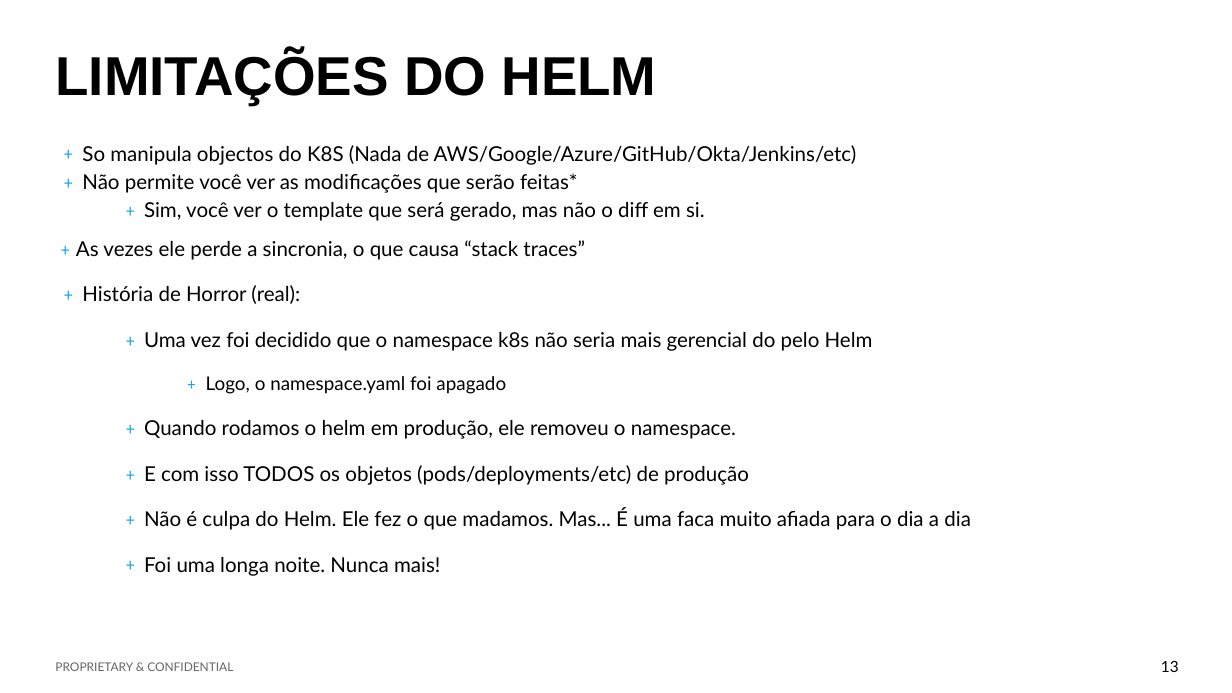
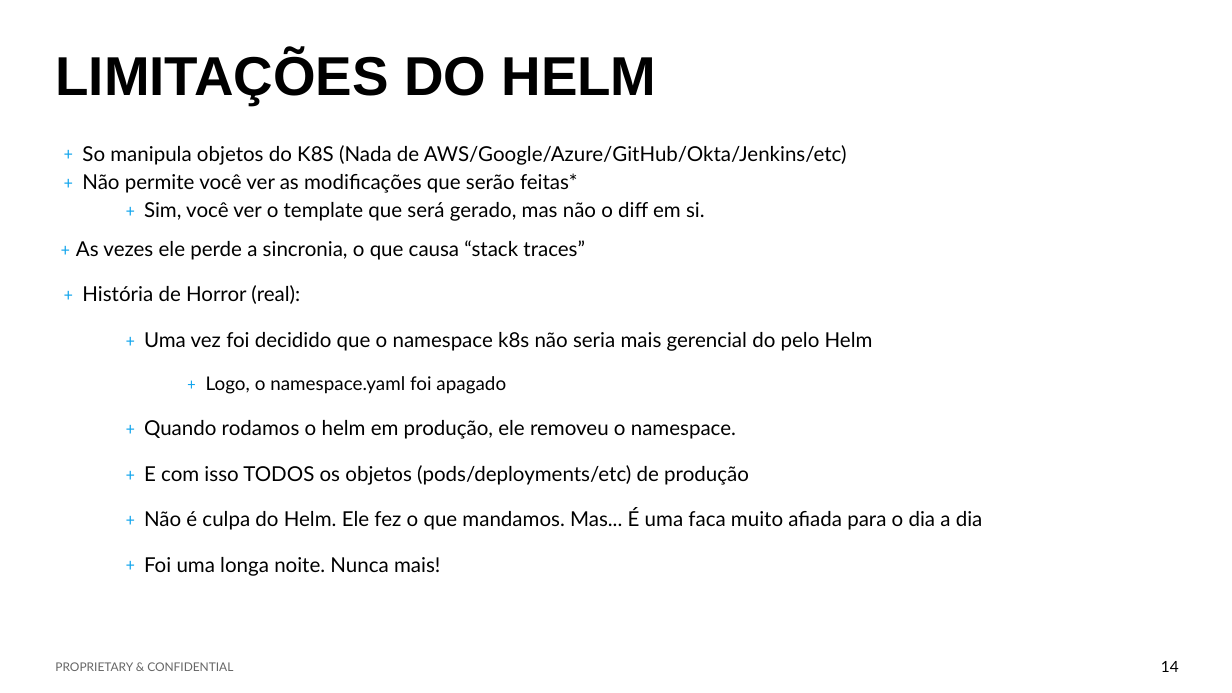
Before and after one commit to marcosdiez/presentations, a slide deck: slide 14 of 2023-05-19-Gerenciando_Kubernetes_com_Terraform_e_as_vantagens_de_nao_utilizar_Helm/presentation/2023-05-19-Juiz_de_fora.pptx (slide 13 before the commit). Drawn at 1232x693 pixels with LibreOffice and Linux fonts; fonts in the diff are those of the drawing; background and template pictures are left out. Boxes give left, top, right and bottom in pixels: in the first picture for what was removed or moved away, otherwise in the second. Text is boxed around its words. In the diff, an @@ line names an element or a change of style, - is before the commit and + after.

```diff
--- a/2023-05-19-Gerenciando_Kubernetes_com_Terraform_e_as_vantagens_de_nao_utilizar_Helm/presentation/2023-05-19-Juiz_de_fora.pptx
+++ b/2023-05-19-Gerenciando_Kubernetes_com_Terraform_e_as_vantagens_de_nao_utilizar_Helm/presentation/2023-05-19-Juiz_de_fora.pptx
@@ text at box(82, 145, 847, 165): text changed @@
-﹢ So manipula objectos do K8S (Nada de AWS/Google/Azure/GitHub/Okta/Jenkins/etc)
+﹢ So manipula objetos do K8S (Nada de AWS/Google/Azure/GitHub/Okta/Jenkins/etc)
@@ text at box(144, 508, 983, 530): text changed @@
-  ﹢ Não é culpa do Helm. Ele fez o que madamos. Mas... É uma faca muito afiada para o dia a dia
+  ﹢ Não é culpa do Helm. Ele fez o que mandamos. Mas... É uma faca muito afiada para o dia a dia
@@ page number at box(1161, 661, 1179, 672): text changed @@
-13
+14
```
Also in this commit, not shown: 2 other slides changed, 1 slide added, 3 other files.
